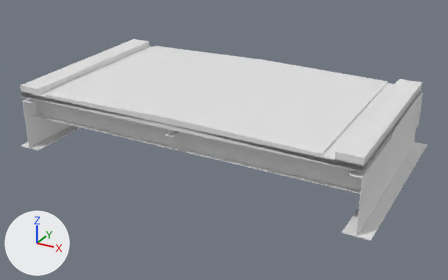
Two versions of the glTF model models/DECK_NP.glb, one commit apart.
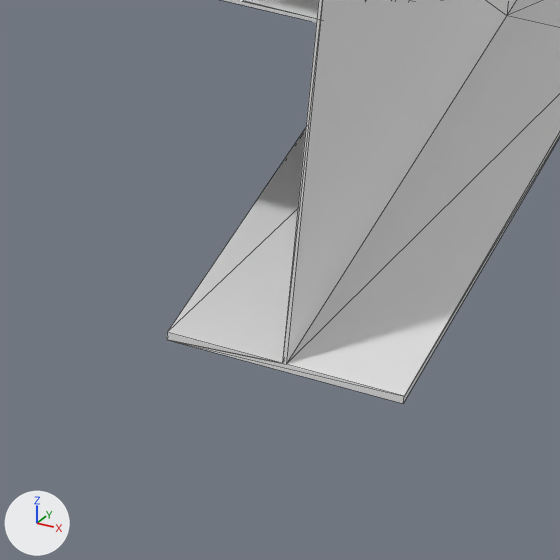
The first picture shows the older version from a camera (50 mm lens) standing at (13.96, -365.1, 39.75) and looking at (0.28, -340.23, 27.32). The close-ups show the older and then the newer version on the part from 72% to 87% of the width and 68% to 93% of the height of that picture. Only the edits that show in the close-ups are written down. Every picture has the same lights, and +X, +Y and +Z are marked at lower left. The close-ups show mesh edges as thin lines. Where no turn or scale is listed for an object, it has been applied to the vertices.

The scene before the commit, as lines of its bpy script (objects in view):
```python
me_np_fb_bf_14 = bpy.data.meshes.new('NP_FB_bf_14')
me_np_fb_bf_14.from_pydata(...)  # 8 vertices, 12 faces; spans x -8.5..8.5, y -344.1..-343.6, z 28.3
me_np_g_e_1 = bpy.data.meshes.new('NP_G_E_1')
me_np_g_e_1.from_pydata(...)  # 44 vertices, 84 faces; spans x 7.97..9.13, y -344.68..-335.5, z 26.69..29.7
ob_np_fb_bf_14 = bpy.data.objects.new('NP_FB_bf_14', me_np_fb_bf_14)
ob_np_fb_bf_14.location = (0.0, 0.0, 0.0)
ob_np_g_e_1 = bpy.data.objects.new('NP_G_E_1', me_np_g_e_1)
ob_np_g_e_1.location = (0.0, 0.0, 0.0)
```
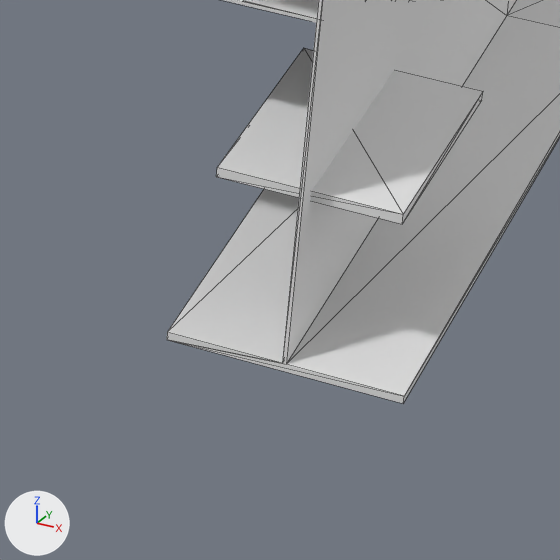
Location of each change, [x1, y1, x2, y2] in pixels of the close-ups (560 x 560 px):
'NP_SolePlate_16', added
    after: [216, 48, 483, 224]

Edits to the bpy script that builds the scene:
```text
Add me_np_soleplate_16:
    me_np_soleplate_16.from_pydata(...)  # a box spanning x 8.1..9.0, y -344.54..-343.21, z 27.554..27.606
Add ob_np_soleplate_16:
    ob_np_soleplate_16 = bpy.data.objects.new('NP_SolePlate_16', me_np_soleplate_16)
    ob_np_soleplate_16.location = (0.0, 0.0, 0.0)
```
